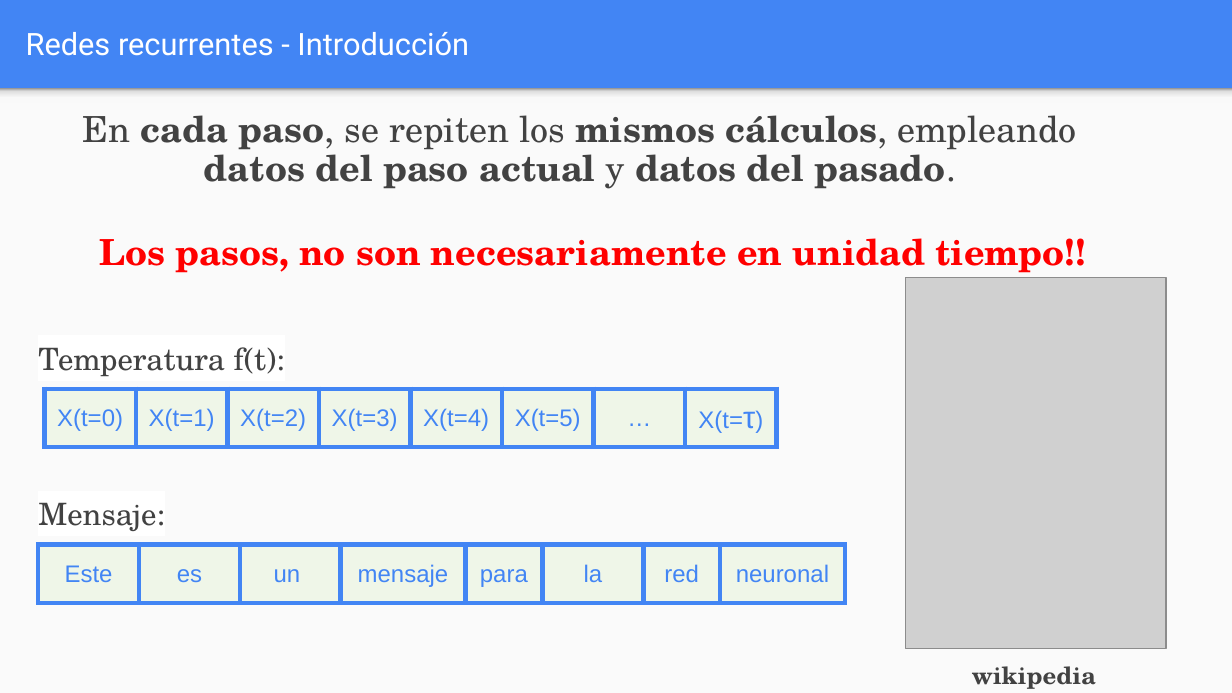
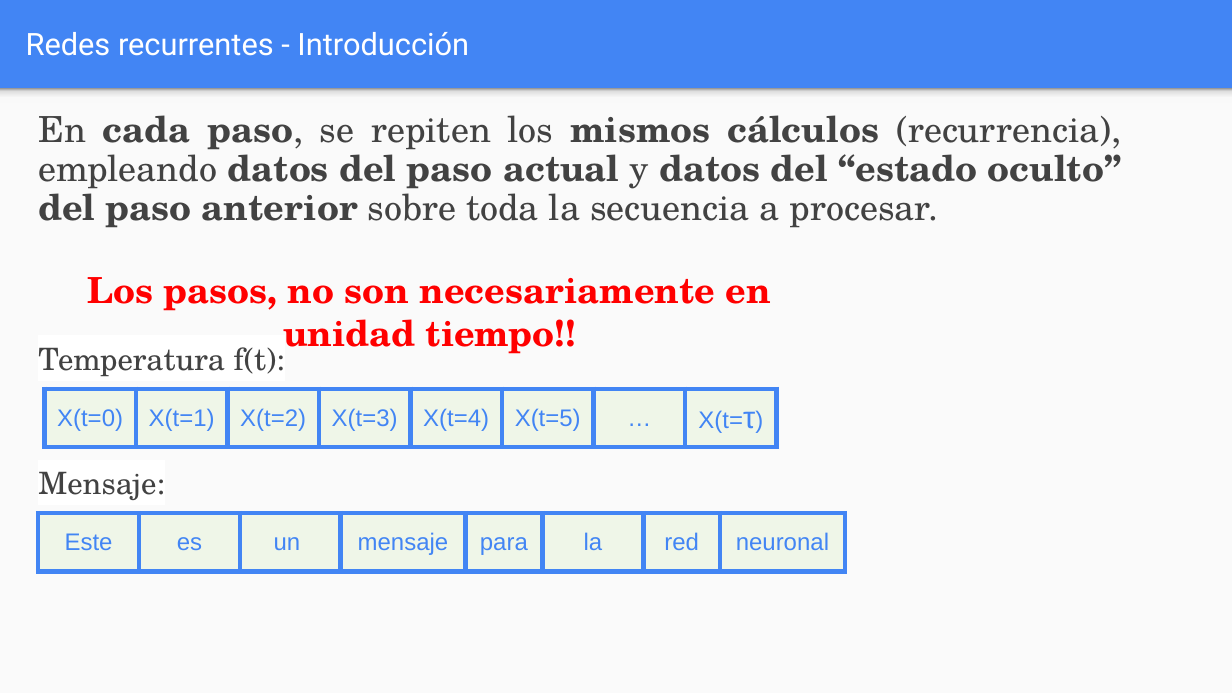
Before and after one commit to FIUBA-Posgrado-Inteligencia-Artificial/aprendizaje_profundo, a slide deck: slide 4 of clase_6/teoria/Clase_6.pptx. Drawn at 1232x693 pixels with LibreOffice and Linux fonts; fonts in the diff are those of the drawing; grey boxes stand for pictures. Boxes give left, top, right and bottom in pixels: in the first picture for what was removed or moved away, otherwise in the second. Text is boxed around its words. In the diff, an @@ line names an element or a change of style, - is before the commit and + after.

Commit message:
material clase 6 actualizado

```diff
--- a/clase_6/teoria/Clase_6.pptx
+++ b/clase_6/teoria/Clase_6.pptx
@@ text at (x1=38, y1=115, x2=1122, y2=228): text changed @@
-En cada paso, se repiten los mismos cálculos, empleando datos del paso actual y datos del pasado.
+En cada paso, se repiten los mismos cálculos (recurrencia), empleando datos del paso actual y datos del “estado oculto” del paso anterior sobre toda la secuencia a procesar.
@@ text "Los pasos, no son necesariamente ..." rewrapped from (x1=99, y1=238, x2=1086, y2=278) to (x1=88, y1=277, x2=771, y2=354) @@
@@ picture removed at (x1=906, y1=278, x2=1167, y2=649) @@
@@ text "Mensaje:" moved from (x1=38, y1=502, x2=165, y2=531) to (x1=38, y1=471, x2=165, y2=500) @@
@@ table moved from (x1=38, y1=545, x2=845, y2=602) to (x1=38, y1=514, x2=845, y2=572) @@
@@ text removed at (x1=972, y1=666, x2=1096, y2=689) @@
-wikipedia
```
Also in this commit, not shown: 18 other slides changed, 1 other file.
